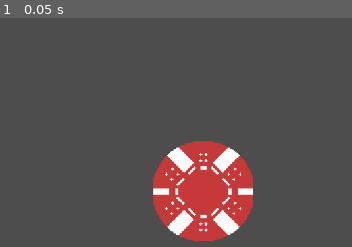
Above: before the commit, frame 1.
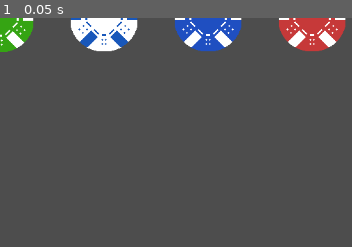
Above: after the commit, the same moment.

Repository: KarumGhag/Super-Gambler
Game: Godot game, scene res://Better/better.tscn
Same seed, same stepped clock (60 frames per second), same inputs: the game is played once before the commit and once after it. The project has no main scene, so this scene is started directly.
Inputs:
- Up to frame 1 (0.05 s): no input

The runs differ from the first frame. In frame 1, 18% of the frame differs, in the area x 0-99%, y 0-98%.

Commit message:
you can place a bet (doesnt do anything yet)

Diff:
--- /dev/null
+++ b/Better/betManager.gd
@@ -0,0 +1,18 @@
+extends Node2D
+
+class_name BetManager
+
+var betAmount : int
+
+
+func addBet(value) -> void:
+	betAmount += value
+
+func takeBet(value) -> void:
+	if betAmount - value < 0:
+		betAmount = 0
+		return
+	betAmount -= value
+
+func _process(_delta) -> void:
+	print(betAmount)
--- a/Better/better.tscn
+++ b/Better/better.tscn
@@ -1,10 +1,67 @@
-[gd_scene load_steps=2 format=3 uid="uid://c425b06rmp4j0"]
+[gd_scene load_steps=9 format=3 uid="uid://c425b06rmp4j0"]
 
-[ext_resource type="Texture2D" uid="uid://dig8ohmgewhu5" path="res://RedChip.png" id="1_udxsf"]
+[ext_resource type="Script" path="res://Better/betManager.gd" id="1_bki5p"]
+[ext_resource type="Texture2D" uid="uid://dig8ohmgewhu5" path="res://Chips/RedChip.png" id="1_udxsf"]
+[ext_resource type="Texture2D" uid="uid://c0aq0c2p11xmj" path="res://Chips/BlueChip.png" id="2_hvscd"]
+[ext_resource type="Script" path="res://Better/chip.gd" id="2_yi805"]
+[ext_resource type="PackedScene" uid="uid://wh8y7r7ww4rf" path="res://Chips/ChipCollider.tscn" id="3_bd303"]
+[ext_resource type="Texture2D" uid="uid://b0irc2wh24bcs" path="res://Chips/GreenChip.png" id="3_mgciw"]
+[ext_resource type="Texture2D" uid="uid://dxywpxdvfupnr" path="res://Chips/WhiteChip.png" id="4_0xbca"]
+
+[sub_resource type="RectangleShape2D" id="RectangleShape2D_3886h"]
+size = Vector2(10.5, 10)
 
 [node name="Better" type="Node2D"]
+script = ExtResource("1_bki5p")
 
-[node name="RedChip" type="Sprite2D" parent="."]
-position = Vector2(293, 250)
-scale = Vector2(1.5, 1.5)
+[node name="ChipHolder" type="Node2D" parent="."]
+
+[node name="GreenChip" type="Sprite2D" parent="ChipHolder" node_paths=PackedStringArray("hitbox", "mouseObj", "betManager")]
+position = Vector2(0, 1)
+texture = ExtResource("3_mgciw")
+script = ExtResource("2_yi805")
+value = 20
+hitbox = NodePath("ChipCollider")
+mouseObj = NodePath("../../Mouse")
+betManager = NodePath("../..")
+
+[node name="ChipCollider" parent="ChipHolder/GreenChip" instance=ExtResource("3_bd303")]
+
+[node name="WhiteChip" type="Sprite2D" parent="ChipHolder" node_paths=PackedStringArray("hitbox", "mouseObj", "betManager")]
+position = Vector2(150, 0)
+texture = ExtResource("4_0xbca")
+script = ExtResource("2_yi805")
+value = 100
+hitbox = NodePath("ChipCollider")
+mouseObj = NodePath("../../Mouse")
+betManager = NodePath("../..")
+
+[node name="ChipCollider" parent="ChipHolder/WhiteChip" instance=ExtResource("3_bd303")]
+
+[node name="BlueChip" type="Sprite2D" parent="ChipHolder" node_paths=PackedStringArray("hitbox", "mouseObj", "betManager")]
+position = Vector2(300, 0)
+texture = ExtResource("2_hvscd")
+script = ExtResource("2_yi805")
+value = 200
+hitbox = NodePath("ChipCollider")
+mouseObj = NodePath("../../Mouse")
+betManager = NodePath("../..")
+
+[node name="ChipCollider" parent="ChipHolder/BlueChip" instance=ExtResource("3_bd303")]
+
+[node name="RedChip" type="Sprite2D" parent="ChipHolder" node_paths=PackedStringArray("hitbox", "mouseObj", "betManager")]
+position = Vector2(450, 0)
 texture = ExtResource("1_udxsf")
+script = ExtResource("2_yi805")
+value = 400
+hitbox = NodePath("ChipCollider")
+mouseObj = NodePath("../../Mouse")
+betManager = NodePath("../..")
+
+[node name="ChipCollider" parent="ChipHolder/RedChip" instance=ExtResource("3_bd303")]
+
+[node name="Mouse" type="Area2D" parent="."]
+visible = false
+
+[node name="CollisionShape2D" type="CollisionShape2D" parent="Mouse"]
+shape = SubResource("RectangleShape2D_3886h")
--- /dev/null
+++ b/Better/chip.gd
@@ -0,0 +1,39 @@
+extends Sprite2D
+
+class_name Chip
+
+@export var value : int
+@export var hitbox : Area2D
+
+@export var mouseObj : Area2D
+
+var canClick : bool = false
+
+var betAmount : int
+@export var betManager : BetManager
+
+func _ready() -> void:
+	hitbox.connect("area_entered", mouseTouching)
+	hitbox.connect("area_exited", mouseLeaving)
+
+func mouseTouching(area) -> void:
+	if area == mouseObj:
+		canClick = true
+
+func mouseLeaving(area) -> void:
+	if area == mouseObj:
+		canClick = false
+
+func _process(_delta) -> void:
+	if canClick and Input.is_action_just_pressed("click"):
+		addBet()
+	if canClick and Input.is_action_just_pressed("removeBet"):
+		takeBet()
+	mouseObj.position = get_global_mouse_position()
+
+func addBet() -> void:
+	betManager.addBet(value)
+
+
+func takeBet() -> void:
+	betManager.takeBet(value)
--- /dev/null
+++ b/Chips/ChipCollider.tscn
@@ -0,0 +1,10 @@
+[gd_scene load_steps=2 format=3 uid="uid://wh8y7r7ww4rf"]
+
+[sub_resource type="CircleShape2D" id="CircleShape2D_742in"]
+radius = 49.2544
+
+[node name="ChipCollider" type="Area2D"]
+
+[node name="CollisionShape2D" type="CollisionShape2D" parent="."]
+position = Vector2(0, 1)
+shape = SubResource("CircleShape2D_742in")
--- a/SlotMachine/slot.gd
+++ b/SlotMachine/slot.gd
@@ -37,6 +37,7 @@
 	if timesSpun >= timesToSpin:
 		spinCoolDown.stop()
 		return
+
 	timePerSpin *= 1.05
 	print(timePerSpin)
 	spinCoolDown.start(timePerSpin)
--- a/project.godot
+++ b/project.godot
@@ -14,6 +14,19 @@
 config/features=PackedStringArray("4.3", "Forward Plus")
 config/icon="res://icon.svg"
 
+[input]
+
+click={
+"deadzone": 0.5,
+"events": [Object(InputEventMouseButton,"resource_local_to_scene":false,"resource_name":"","device":-1,"window_id":0,"alt_pressed":false,"shift_pressed":false,"ctrl_pressed":false,"meta_pressed":false,"button_mask":0,"position":Vector2(0, 0),"global_position":Vector2(0, 0),"factor":1.0,"button_index":1,"canceled":false,"pressed":false,"double_click":false,"script":null)
+]
+}
+removeBet={
+"deadzone": 0.5,
+"events": [Object(InputEventMouseButton,"resource_local_to_scene":false,"resource_name":"","device":-1,"window_id":0,"alt_pressed":false,"shift_pressed":false,"ctrl_pressed":false,"meta_pressed":false,"button_mask":0,"position":Vector2(0, 0),"global_position":Vector2(0, 0),"factor":1.0,"button_index":2,"canceled":false,"pressed":false,"double_click":false,"script":null)
+]
+}
+
 [rendering]
 
 textures/canvas_textures/default_texture_filter=0
Binary file added: Chips/BlueChip.png
Not shown, added: Chips/BlueChip.png.import
Binary file added: Chips/GreenChip.png
Not shown, added: Chips/GreenChip.png.import
Renamed: RedChip.png -> Chips/RedChip.png
Not shown, changed: Chips/RedChip.png.import
Binary file added: Chips/WhiteChip.png
Not shown, added: Chips/WhiteChip.png.import
